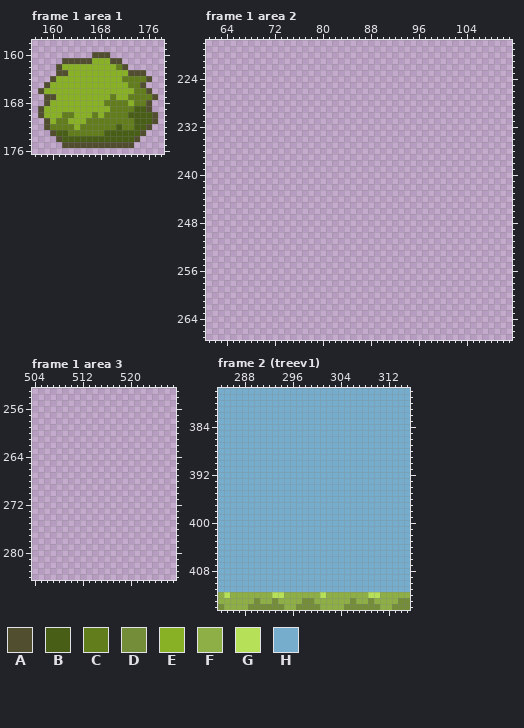
Pixel-art file: Sprites/MC/grasslands.aseprite. The picture above was drawn from the file before the commit.
600x600 pixels, 7 frames. Colours within 5 levels of each other are drawn and written as one. Shown: frame 1 area 1: x 157..178, y 158..176; frame 1 area 2: x 61..111, y 218..267; frame 1 area 3: x 504..527, y 253..284; frame 2 (treev1): x 284..315, y 378..414. The commit also changed other frames or places, which this record leaves out.
Visible layers, top first: "grasslands", "misc", "grasslandsodl", "sketches2", "sketches1", "sketches0", "background".
Palette (. is transparent): A #514e30  B #485d15  C #617d1c  D #738d38  E #89b125  F #8eaf45  G #b5e058  H #77adcc
Pixels before, frame 1 area 1, first column x 158:
160 .........AAA........
161 ....AAAAAEEEAA......
162 ...AEEEEEEEEECA.....
163 ...AAEEEEEEEEEEAAA..
164 ..AEEEEEEEEEEECCCCA.
165 .AEEEEEEEEEEEEECCA..
166 AEEEEEEEEEEEEEEECCA.
167 .AAEEEEEEEEECEECCCCA
168 .AEEEEEEEEECCCCECCA.
169 AEEEEEEEEEEECCCCBBA.
170 AEEECCEEECECCCCBBBBA
171 .AECCEEECCCCCCCCBBBA
172 .ACCCCECCCCCCBCCBBA.
173 ..ABBCCCCCCBBBBBBA..
174 ...ABBBBBBBBBBBBA...
175 ....AAAAAAAAAAAA....
Pixels before, frame 1 area 2 (only the part around the change), first column x 61:
218 ...................................................
219 ...................................................
220 ...................................................
221 ...................................................
222 ...................................................
223 ...................................................
224 ...................................................
225 ...................................................
226 ...................................................
227 ...................................................
228 ...................................................
229 ...................................................
230 ...................................................
231 ...................................................
232 ...................................................
233 ...................................................
234 ...................................................
235 ...................................................
236 ...................................................
237 ...................................................
238 ...................................................
239 ...................................................
240 ...................................................
241 ...................................................
242 ...................................................
243 ...................................................
244 ...................................................
245 ...................................................
246 ...................................................
247 ...................................................
248 ...................................................
249 ...................................................
250 ...................................................
251 ...................................................
252 ...................................................
253 ...................................................
254 ...................................................
255 ...................................................
256 ...................................................
257 ...................................................
258 ...................................................
259 ...................................................
260 ...................................................
261 ...................................................
262 ...................................................
263 ...................................................
264 ...................................................
265 ...................................................
266 ...................................................
267 ...................................................
Pixels before, frame 2 (treev1), first column x 284:
378 HHHHHHHHHHHHHHHHHHHHHHHHHHHHHHHH
379 HHHHHHHHHHHHHHHHHHHHHHHHHHHHHHHH
380 HHHHHHHHHHHHHHHHHHHHHHHHHHHHHHHH
381 HHHHHHHHHHHHHHHHHHHHHHHHHHHHHHHH
382 HHHHHHHHHHHHHHHHHHHHHHHHHHHHHHHH
383 HHHHHHHHHHHHHHHHHHHHHHHHHHHHHHHH
384 HHHHHHHHHHHHHHHHHHHHHHHHHHHHHHHH
385 HHHHHHHHHHHHHHHHHHHHHHHHHHHHHHHH
386 HHHHHHHHHHHHHHHHHHHHHHHHHHHHHHHH
387 HHHHHHHHHHHHHHHHHHHHHHHHHHHHHHHH
388 HHHHHHHHHHHHHHHHHHHHHHHHHHHHHHHH
389 HHHHHHHHHHHHHHHHHHHHHHHHHHHHHHHH
390 HHHHHHHHHHHHHHHHHHHHHHHHHHHHHHHH
391 HHHHHHHHHHHHHHHHHHHHHHHHHHHHHHHH
392 HHHHHHHHHHHHHHHHHHHHHHHHHHHHHHHH
393 HHHHHHHHHHHHHHHHHHHHHHHHHHHHHHHH
394 HHHHHHHHHHHHHHHHHHHHHHHHHHHHHHHH
395 HHHHHHHHHHHHHHHHHHHHHHHHHHHHHHHH
396 HHHHHHHHHHHHHHHHHHHHHHHHHHHHHHHH
397 HHHHHHHHHHHHHHHHHHHHHHHHHHHHHHHH
398 HHHHHHHHHHHHHHHHHHHHHHHHHHHHHHHH
399 HHHHHHHHHHHHHHHHHHHHHHHHHHHHHHHH
400 HHHHHHHHHHHHHHHHHHHHHHHHHHHHHHHH
401 HHHHHHHHHHHHHHHHHHHHHHHHHHHHHHHH
402 HHHHHHHHHHHHHHHHHHHHHHHHHHHHHHHH
403 HHHHHHHHHHHHHHHHHHHHHHHHHHHHHHHH
404 HHHHHHHHHHHHHHHHHHHHHHHHHHHHHHHH
405 HHHHHHHHHHHHHHHHHHHHHHHHHHHHHHHH
406 HHHHHHHHHHHHHHHHHHHHHHHHHHHHHHHH
407 HHHHHHHHHHHHHHHHHHHHHHHHHHHHHHHH
408 HHHHHHHHHHHHHHHHHHHHHHHHHHHHHHHH
409 HHHHHHHHHHHHHHHHHHHHHHHHHHHHHHHH
410 HHHHHHHHHHHHHHHHHHHHHHHHHHHHHHHH
411 HHHHHHHHHHHHHHHHHHHHHHHHHHHHHHHH
412 FGFFFFFFFGGFFFFFFGFFFFFFFGGFFFFF
413 FFFFFFDFFDFFFFDDFFFFFFDFFDFFFFDD
414 DFFFFDDDDDDFFDDDDFFFFDDDDDDFFDDD
Once edited:
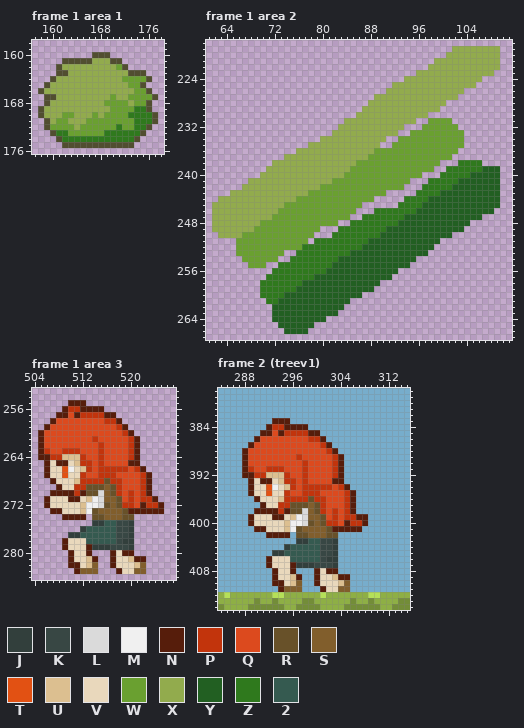
Colours new in this view: J #323f3c  K #384744  L #dadada  M #f0f0f0  N #561d0b  P #c2340c  Q #dc4a1e  R #685129  S #815e2c  T #e25113  U #dcbf90  V #e9d8bc  W #6aa030  X #92ab4d  Y #225f22  Z #2f791d  2 #355a50
Message: color corrections, hue shifting
Change:
layer "referance player" now shown
Changed rows in their new state; - is an unchanged pixel.
Frame 1 area 1, layer "grasslands":
first column x 159:
161 --------XXX-------
162 ---XXXXXXXXXW-----
163 ----XXXXXXXXXX----
164 --XXXXXXXXXXXWWWW-
165 -XXXXXXXXXXXXXWW--
166 XXXXXXXXXXXXXXXWW-
167 --XXXXXXXXXWXXWWWW
168 -XXXXXXXXXWWWWXWW-
169 XXXXXXXXXXXWWWWZZ-
170 XXXWWXXXWXWWWWZZZZ
171 -XWWXXXWWWWWWWWZZZ
172 -WWWWXWWWWWWZWWZZ-
173 --ZZWWWWWWZZZZZZ--
174 ---ZZZZZZZZZZZZ---
Frame 1 area 2, layer "grasslands":
first column x 62:
219 ----------------------------------------XXXXXXXX
220 ---------------------------------------XXXXXXXXX
221 -------------------------------------XXXXXXXXXXX
222 ------------------------------------XXXXXXXXXXXX
223 ----------------------------------XXXXXXXXXXXXX-
224 --------------------------------XXXXXXXXXXXXX---
225 ------------------------------XXXXXXXXXXXXXX----
226 -----------------------------XXXXXXXXXXXXX------
227 ---------------------------XXXXXXXXXXXXXX-------
228 --------------------------XXXXXXXXXXXXX---------
229 -------------------------XXXXXXXXXXXXX----------
230 ------------------------XXXXXXXXXXXX------------
231 ----------------------XXXXXXXXXXXX--WWWW--------
232 ---------------------XXXXXXXXXXX---WWWWWW-------
233 --------------------XXXXXXXXXXX--WWWWWWWWW------
234 ------------------XXXXXXXXXXX--WWWWWWWWWWW------
235 ----------------XXXXXXXXXXXX--WWWWWWWWWWWW------
236 --------------XXXXXXXXXXXXXWWWWWWWWWWWWWW-------
237 ------------XXXXXXXXXXXXXXWWWWWWWWWWWWWW--------
238 ----------XXXXXXXXXXXXXXWWWWWWWWWWWWWW---ZZZZ---
239 ---------XXXXXXXXXXXXXXWWWWWWWWWWWWWW--ZZZZZZYYY
240 --------XXXXXXXXXXXXXXWWWWWWWWWWWWW---ZZZZZYYYYY
241 ------XXXXXXXXXXXXXXWWWWWWWWWWWWW---ZZZZZYYYYYYY
242 -----XXXXXXXXXXXXXWWWWWWWWWWWWWW---ZZZZZYYYYYYYY
243 ---XXXXXXXXXXXXXWWWWWWWWWWWWW-----ZZZZYYYYYYYYYY
244 -XXXXXXXXXXXXXWWWWWWWWWWWWW-----ZZZZYYYYYYYYYYYY
245 XXXXXXXXXXXXWWWWWWWWWWWWW------ZZZZYYYYYYYYYYYYY
246 XXXXXXXXXXXWWWWWWWWWWWWW---ZZZZZZZYYYYYYYYYYYYY-
247 XXXXXXXXXXWWWWWWWWWWWWW--ZZZZZZZYYYYYYYYYYYYY---
248 XXXXXXXXWWWWWWWWWWWWW--ZZZZZZZZYYYYYYYYYYYY-----
249 XXXXXXXWWWWWWWWWWW---ZZZZZZZZYYYYYYYYYYYYY------
250 -XXXXWWWWWWWWWWWW---ZZZZZZZZYYYYYYYYYYYY--------
251 ----WWWWWWWWWWWW-ZZZZZZZZZYYYYYYYYYYYY----------
252 ----WWWWWWWWWWWZZZZZZZZZZYYYYYYYYYYYY-----------
253 ----WWWWWWWW--ZZZZZZZZZYYYYYYYYYYYYY------------
254 -----WWWWWW--ZZZZZZZZYYYYYYYYYYYYY--------------
255 ------WWW--ZZZZZZZZZYYYYYYYYYYYYY---------------
256 ----------ZZZZZZZZZYYYYYYYYYYYY-----------------
257 ---------ZZZZZZZZYYYYYYYYYYYYY------------------
258 --------ZZZZZZZYYYYYYYYYYYYY--------------------
259 --------ZZZZZZYYYYYYYYYYYYY---------------------
260 --------ZZZZYYYYYYYYYYYYY-----------------------
261 ---------ZZYYYYYYYYYYYY-------------------------
262 ----------YYYYYYYYYYYY--------------------------
263 ----------YYYYYYYYYYY---------------------------
264 ----------YYYYYYYYY-----------------------------
265 -----------YYYYYY-------------------------------
266 ------------YYYY--------------------------------
Frame 1 area 3, layer "referance player":
first column x 505:
255 -----NNN-------------
256 ----NPPNNNN----------
257 ---NNQNPPPPNN--------
258 --NQQQQQQQQPPN-------
259 -NQQQQQQQQQQQPN------
260 NQQQQQQQQQQQQQPN-----
261 NQQQQQQQQPQQQQQPN----
262 NQQQQQQQQQPQQQQPN----
263 NPQQPPPQQQPQQQQPN----
264 NNPPUUUPQQPQQQQPN----
265 -NVNNVUPPQPQQQQNN----
266 -NVVTMVUPQPPPPPQPN---
267 -NVVTVVPQQPPPQQQQPN--
268 --NVVVUPPPPRPPQQQPN--
269 ---NVVPPRRRSRPQQQPN--
270 --NNNNPNRRLSRPQPQPN--
271 -NVVVNNVUMLSSRQPQPPN-
272 -NVVVVVUMMLRSRPPQNPPN
273 --NNVVVUMRSSSSRNNNNNN
274 ----NNNN-RRSSSRR-----
275 ---------JJ22KKJ-----
276 -------J22222KKJ-----
277 -----JJ222222KKJ-----
278 ----NVVV22222KJJ-----
279 ----NVVVNJJJKKKJ-----
280 -----NVVN---NVNN-----
281 -----NVVUN--NVVUNN---
282 -----NNVUS--NVVVUS---
283 ------NSSS---NVVSS---
Frame 2 (treev1), layer "referance player":
first column x 288:
383 -----NNN-------------
384 ----NPPNNNN----------
385 ---NNQNPPPPNN--------
386 --NQQQQQQQQPPN-------
387 -NQQQQQQQQQQQPN------
388 NQQQQQQQQQQQQQPN-----
389 NQQQQQQQQPQQQQQPN----
390 NQQQQQQQQQPQQQQPN----
391 NPQQPPPQQQPQQQQPN----
392 NNPPUUUPQQPQQQQPN----
393 -NVNNVUPPQPQQQQNN----
394 -NVVTMVUPQPPPPPQPN---
395 -NVVTVVPQQPPPQQQQPN--
396 --NVVVUPPPPRPPQQQPN--
397 ---NVVPPRRRSRPQQQPN--
398 --NNNNPNRRLSRPQPQPN--
399 -NVVVNNVUMLSSRQPQPPNN
400 -NVVVVVUMMLRSRPPQNPPN
401 --NNVVVUMRSSSSRNNNNN-
402 ----NNNN-RRSSSRR-----
403 ---------JJ22KKJ-----
404 -------J22222KKJ-----
405 -----JJ222222KKJ-----
406 ----NVVV22222KJJ-----
407 ----NVVVNJJJKKKJ-----
408 -----NVVN---NVNN-----
409 -----NVVUN--NVVUNN---
410 -----NNVUS--NVVVUS---
411 ------NSSS---NVVSS---
Pixel boxes of the changes (left, top, right, bottom) in both pictures:
changed: (44, 58, 152, 142)
added: (212, 46, 500, 334)
added: (38, 400, 164, 574)
changed: (242, 418, 368, 592)
